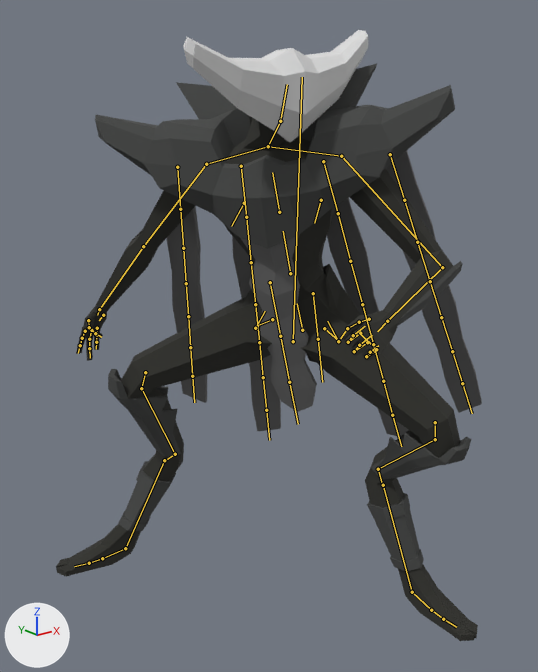
Renders of the glTF model assets/boss_1/boss_1.glb from each side of a commit.
One viewpoint serves both versions: a 50 mm lens placed at (-2.1, -2.33, 2.22), pointed at (-0.12, 0.15, 1.23). Arrows for +X, +Y and +Z are at lower left; the lights stay in place. Both versions are drawn at frame 1 of the action 'test_pose'; the numbers are the values there. The bones that bend it are drawn over the model as lines.

Names of what the first picture shows: 'body'.
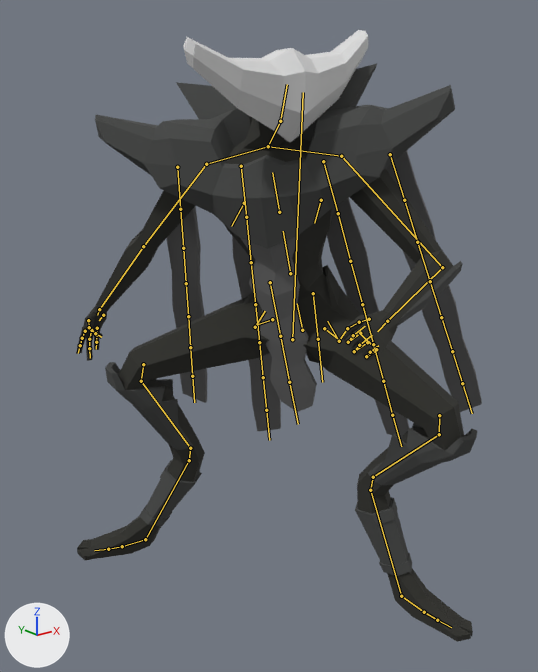
Location of each change, [x1, y1, x2, y2] in pixels of the pictures (538 x 672 px):
'body', posed
    before: [56, 30, 482, 641]
    after: [76, 30, 482, 642]
bone 'hip_root', root to tip
    before: (293, 341) to (302, 77)
    after: (292, 339) to (303, 92)
bone 'leg1.L', root to tip
    before: (324, 328) to (339, 341)
    after: (324, 328) to (339, 340)
bone 'knee2.L', root to tip
    before: (378, 469) to (382, 485)
    after: (373, 477) to (370, 490)
bone 'leg3.L', root to tip
    before: (383, 485) to (412, 592)
    after: (370, 490) to (401, 596)
bone 'foot1.L', root to tip
    before: (412, 592) to (431, 610)
    after: (401, 596) to (424, 612)
bone 'hipmiddle.L', root to tip
    before: (338, 341) to (327, 321)
    after: (339, 341) to (327, 321)
bone 'leg1.R', root to tip
    before: (272, 319) to (255, 326)
    after: (272, 319) to (254, 325)
bone 'knee1.R', root to tip
    before: (145, 372) to (141, 388)
    after: (143, 364) to (141, 381)
bone 'leg2.R', root to tip
    before: (141, 388) to (175, 454)
    after: (141, 381) to (190, 448)
bone 'knee2.R', root to tip
    before: (175, 454) to (164, 461)
    after: (190, 448) to (189, 460)
bone 'leg3.R', root to tip
    before: (164, 460) to (125, 548)
    after: (189, 460) to (145, 539)
bone 'foot1.R', root to tip
    before: (125, 548) to (102, 558)
    after: (145, 539) to (122, 546)
bone 'hipmiddle.R', root to tip
    before: (255, 328) to (265, 311)
    after: (255, 327) to (265, 311)

Patch to the scene script:
```diff
--- a/assets/boss_1/boss_1.glb.py
+++ b/assets/boss_1/boss_1.glb.py
@@ bone_hip_root @@
 bone_hip_root = bpy.data.objects['Armature'].pose.bones['hip_root']
-bone_hip_root.location = (-0.11, -0.482, 0.014)
-bone_hip_root.rotation_quaternion = (0.859, -0.197, -0.469, -0.054)  # degrees (-31, -56, 10)
-bone_hip_root.scale = (0.69, 0.69, 0.81)
+bone_hip_root.location = (-0.115, -0.471, 0.015)
+bone_hip_root.rotation_quaternion = (0.854, -0.224, -0.465, -0.065)  # degrees (-35, -55, 10)
+bone_hip_root.scale = (0.64, 0.66, 0.77)
@@ bone_leg1_l @@
 bone_leg1_l = bpy.data.objects['Armature'].pose.bones['leg1.L']  # child of 'hip'
-bone_leg1_l.rotation_quaternion = (0.724, -0.374, -0.473, 0.334)  # degrees (-72, -26, 69)
+bone_leg1_l.rotation_quaternion = (0.669, -0.366, -0.523, 0.38)  # degrees (-78, -25, 80)
@@ bone_knee2_l @@
 bone_knee2_l = bpy.data.objects['Armature'].pose.bones['knee2.L']  # child of 'leg2.L'
-bone_knee2_l.rotation_quaternion = (0.94, 0.088, -0.001, 0.329)  # degrees (10, -3, 38)
+bone_knee2_l.rotation_quaternion = (1.0, 0.0, 0.0, 0.0)  # degrees (0, 0, 0)
@@ bone_leg3_l @@
 bone_leg3_l = bpy.data.objects['Armature'].pose.bones['leg3.L']  # child of 'knee2.L'
-bone_leg3_l.rotation_quaternion = (1.0, -0.014, 0.0, 0.005)  # degrees (-2, 0, 1)
+bone_leg3_l.rotation_quaternion = (0.954, 0.0, 0.0, 0.299)  # degrees (0, 0, 35)
@@ bone_foot1_l @@
 bone_foot1_l = bpy.data.objects['Armature'].pose.bones['foot1.L']  # child of 'leg3.L'
-bone_foot1_l.rotation_quaternion = (0.992, 0.028, -0.049, -0.116)  # degrees (4, -5, -14)
+bone_foot1_l.rotation_quaternion = (0.993, 0.0, 0.0, -0.121)  # degrees (0, 0, -14)
@@ bone_hipmiddle_l @@
 bone_hipmiddle_l = bpy.data.objects['Armature'].pose.bones['hipmiddle.L']  # child of 'leg1.L'
-bone_hipmiddle_l.rotation_quaternion = (0.973, 0.229, 0.0, -0.03)  # degrees (26, 1, -3)
-bone_hipmiddle_l.scale = (1.0, 1.17, 1.0)
+bone_hipmiddle_l.rotation_quaternion = (0.97, 0.245, 0.0, 0.011)  # degrees (28, 0, 1)
+bone_hipmiddle_l.scale = (1.0, 1.16, 1.0)
@@ bone_leg1_r @@
 bone_leg1_r = bpy.data.objects['Armature'].pose.bones['leg1.R']  # child of 'hip'
-bone_leg1_r.rotation_quaternion = (0.782, -0.312, 0.197, -0.503)  # degrees (-43, 0, -65)
+bone_leg1_r.rotation_quaternion = (0.753, -0.317, 0.261, -0.514)  # degrees (-48, 4, -70)
@@ bone_knee1_r @@
 bone_knee1_r = bpy.data.objects['Armature'].pose.bones['knee1.R']  # child of 'leg1.R'
-bone_knee1_r.rotation_quaternion = (0.966, 0.016, 0.001, 0.257)  # degrees (2, 0, 30)
+bone_knee1_r.rotation_quaternion = (0.954, 0.018, 0.001, 0.299)  # degrees (2, 0, 35)
@@ bone_leg2_r @@
 bone_leg2_r = bpy.data.objects['Armature'].pose.bones['leg2.R']  # child of 'knee1.R'
-bone_leg2_r.rotation_quaternion = (0.97, 0.014, 0.0, 0.242)  # degrees (2, 0, 28)
+bone_leg2_r.rotation_quaternion = (0.959, 0.017, 0.0, 0.284)  # degrees (2, -1, 33)
@@ bone_knee2_r @@
 bone_knee2_r = bpy.data.objects['Armature'].pose.bones['knee2.R']  # child of 'leg2.R'
-bone_knee2_r.rotation_quaternion = (0.96, -0.165, 0.064, -0.218)  # degrees (-20, 3, -26)
+bone_knee2_r.rotation_quaternion = (1.0, 0.0, 0.0, 0.0)  # degrees (0, 0, 0)
@@ bone_leg3_r @@
 bone_leg3_r = bpy.data.objects['Armature'].pose.bones['leg3.R']  # child of 'knee2.R'
-bone_leg3_r.rotation_quaternion = (0.964, 0.249, 0.0, 0.093)  # degrees (29, -3, 10)
+bone_leg3_r.rotation_quaternion = (0.979, 0.0, 0.0, -0.206)  # degrees (0, 0, -24)
@@ bone_foot1_r @@
 bone_foot1_r = bpy.data.objects['Armature'].pose.bones['foot1.R']  # child of 'leg3.R'
-bone_foot1_r.rotation_quaternion = (0.987, 0.031, 0.068, 0.144)  # degrees (5, 7, 17)
+bone_foot1_r.rotation_quaternion = (0.986, 0.003, -0.01, 0.165)  # degrees (0, -1, 19)
@@ bone_hipmiddle_r @@
 bone_hipmiddle_r = bpy.data.objects['Armature'].pose.bones['hipmiddle.R']  # child of 'leg1.R'
-bone_hipmiddle_r.rotation_quaternion = (0.952, 0.301, 0.0, 0.063)  # degrees (35, -2, 7)
+bone_hipmiddle_r.rotation_quaternion = (0.95, 0.309, 0.0, 0.033)  # degrees (36, -1, 4)
```
